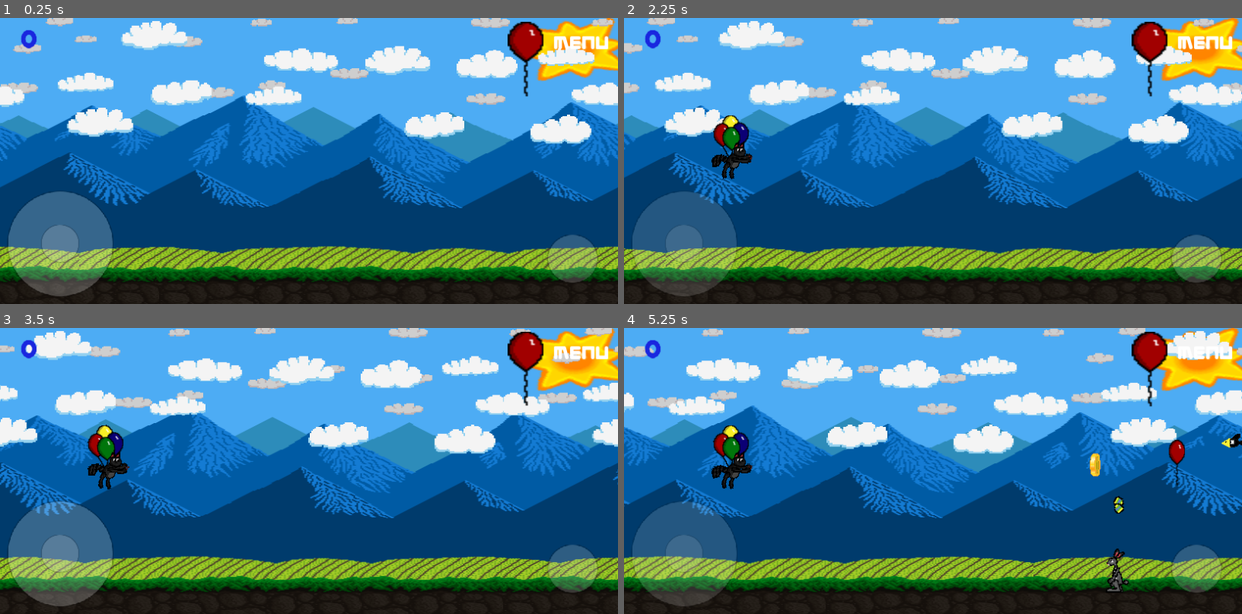
Above: before the commit, frames 1-4 (two rows, left to right).
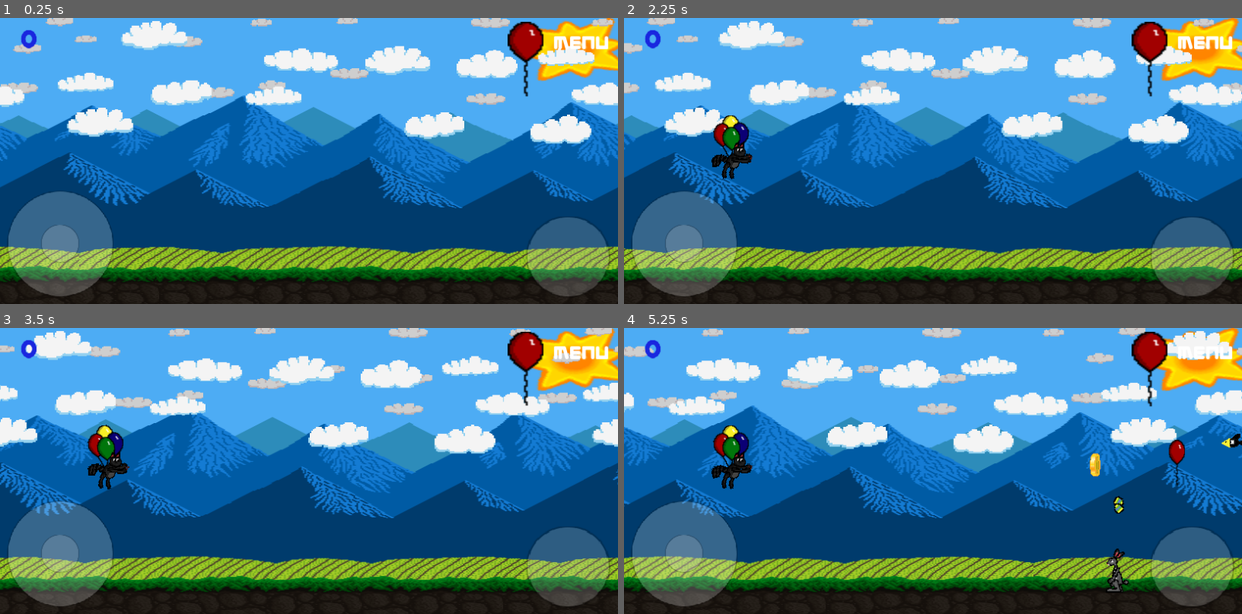
Above: after the commit, the same moments.

Repository: AldieNightStar/balloon_cat
Game: Godot game, scene res://Levels/Level01.tscn
The game is run twice, just before and just after one commit, with the same random seed, the same clock (stepped at 60 frames per second) and the same inputs. This scene is started directly instead of the project's main scene.
Inputs (mouse positions are in pixels of both pictures, inside the frame that each line leads up to):
- Up to frame 1 (0.25 s): no input
- Up to frame 2 (2.25 s): tap Enter (ui_accept) at 0.5, 0.77 s; move the mouse to (1068, 146) at 0.52 s; click (1068, 146) at 0.67 s; drag from (809, 175) to (902, 218) at 1.27 s; move the mouse to (994, 98) at 2.02 s; click (994, 98) at 2.17 s
- Up to frame 3 (3.5 s): drag from (278, 528) to (123, 428) at 2.77 s
- Up to frame 4 (5.25 s): move the mouse to (1118, 513) at 3.52 s; click (1118, 513) at 3.67 s; tap Enter (ui_accept) at 3.77 s; drag from (747, 428) to (840, 399) at 4.27 s; move the mouse to (963, 471) at 5.02 s; click (963, 471) at 5.17 s

The runs differ from the first frame. In frame 1, 1.8% of the frame differs, in the area x 85-99%, y 69-98%; in frame 2, 2.2%, in the area x 6-99%, y 69-98%; in frame 3, 1.8%; in frame 4, 2.2%.

Commit message:
fixed animation in joystick

Diff:
--- a/Objects/Button/Button-Fire.tscn
+++ b/Objects/Button/Button-Fire.tscn
@@ -21,4 +21,5 @@
 
 [node name="Sprite" type="Sprite" parent="."]
 modulate = Color( 1, 1, 1, 0.223529 )
+position = Vector2( 0.754708, 0.377354 )
 texture = ExtResource( 1 )
--- a/Objects/Joystick/Joystick.tscn
+++ b/Objects/Joystick/Joystick.tscn
@@ -35,13 +35,11 @@
 func _input(event):
 	if event is InputEventScreenTouch:
 		if event.is_pressed():
-			$anim.play(\"show\")
 			if stick_pos.distance_to(event.position) < RADIUS:
 				evt_index = event.index
 		elif evt_index != -1:
 			if evt_index == event.index:
 				var parent = get_parent()
-				$anim.play(\"hide\")
 				evt_index = -1
 				parent.stick_speed = 0
 				parent.stick_vector = Vector2.ZERO
@@ -73,36 +71,6 @@
 	else: Input.action_release(\"ui_up\")
 "
 
-[sub_resource type="Animation" id=3]
-length = 0.1
-tracks/0/type = "value"
-tracks/0/path = NodePath(".:modulate")
-tracks/0/interp = 1
-tracks/0/loop_wrap = true
-tracks/0/imported = false
-tracks/0/enabled = true
-tracks/0/keys = {
-"times": PoolRealArray( 0, 0.1 ),
-"transitions": PoolRealArray( 1, 1 ),
-"update": 0,
-"values": [ Color( 1, 1, 1, 0.215686 ), Color( 1, 1, 1, 0 ) ]
-}
-
-[sub_resource type="Animation" id=4]
-length = 0.1
-tracks/0/type = "value"
-tracks/0/path = NodePath(".:modulate")
-tracks/0/interp = 1
-tracks/0/loop_wrap = true
-tracks/0/imported = false
-tracks/0/enabled = true
-tracks/0/keys = {
-"times": PoolRealArray( 0, 0.1 ),
-"transitions": PoolRealArray( 1, 1 ),
-"update": 0,
-"values": [ Color( 1, 1, 1, 0 ), Color( 1, 1, 1, 0.215686 ) ]
-}
-
 [node name="Joystick" type="Node2D"]
 script = SubResource( 1 )
 
@@ -115,7 +83,3 @@
 [node name="small" type="Sprite" parent="big"]
 scale = Vector2( 0.721549, 0.721549 )
 texture = ExtResource( 1 )
-
-[node name="anim" type="AnimationPlayer" parent="big"]
-anims/hide = SubResource( 3 )
-anims/show = SubResource( 4 )
--- a/Objects/LevelHolder.tscn
+++ b/Objects/LevelHolder.tscn
@@ -215,8 +215,8 @@
 position = Vector2( 79.3893, 296.938 )
 
 [node name="Button-Fire" parent="clayer" instance=ExtResource( 5 )]
-position = Vector2( 753.072, 317.318 )
-scale = Vector2( 0.671457, 0.65252 )
+position = Vector2( 746.71, 314.578 )
+scale = Vector2( 1.10957, 1.08071 )
 
 [node name="camera" type="Camera2D" parent="."]
 visible = false
Not shown: 1 places in Objects/Joystick/Joystick.tscn that only renumber resources
